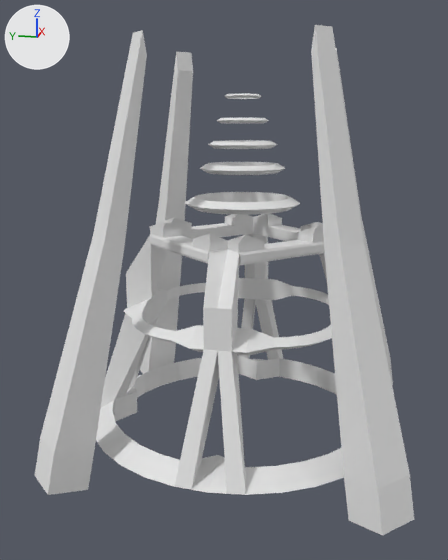
The Blender file dev_files_donot_use_for_server/blender_files/jdeivid/ruina/v2/hand_crest_v2.blend: old version first, new version second.
Before and after are seen from a 50 mm lens placed at (-32.6, -5.5, 13.9), pointed at (-0.6, 0.9, 5.9). Every picture has the same lights, and +X, +Y and +Z are marked at upper left.

Before the edit, the objects in view are built like this:
```python
mat_blue = principled_material('blue')
mat_blue.base_color = (0.8, 0.8, 0.8)  # white #e7e7e7
me_hand_crest_v1 = bpy.data.meshes.new('hand_crest_v1')
me_hand_crest_v1.from_pydata(...)  # 275 vertices, 256 faces, 1 loose edge; spans x -8.9..0.0, y -9.0..0.0, z -3.2..18.1
# faces by material slot: [120, 122, 14]
me_hand_crest_v1.materials.append(mat_c_saxxy)  # white #e7e7e7
me_hand_crest_v1.materials.append(mat_blue)  # white #e7e7e7
me_hand_crest_v1.materials.append(mat_glow_inner_001)  # white #e7e7e7
ob_hand_crest_v2 = bpy.data.objects.new('hand_crest_v2', me_hand_crest_v1)
ob_hand_crest_v2.location = (0.0, 0.0, 0.0)
_m = ob_hand_crest_v2.modifiers.new('Mirror', 'MIRROR')
_m.use_axis = (True, True, False)
```
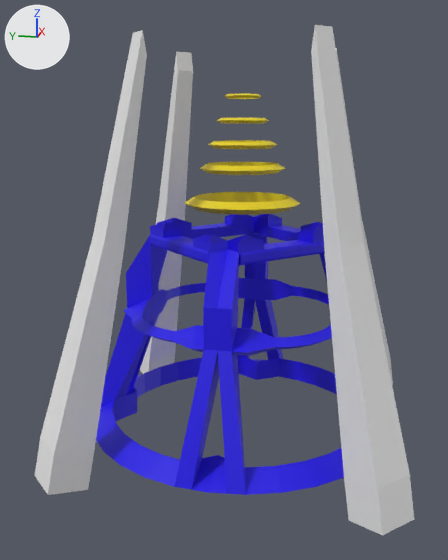
Boxes [x1, y1, x2, y2] around the edits, measured in the pictures (448 x 560 px):
'hand_crest_v2', recoloured (white to blue): [91, 93, 348, 495] in both
part 1 of me_hand_crest_v1, recoloured (white to yellow): [185, 93, 300, 215] in both

What changed in the scene script:
```text
Change mat_blue:
    mat_blue.base_color: (0.8, 0.8, 0.8) -> (0.0139, 0.00298, 0.8)  # white #e7e7e7 -> blue #1f0ae7
Add mat_c_frying_pan_gold:
    mat_c_frying_pan_gold = principled_material('c_frying_pan_gold')
    mat_c_frying_pan_gold.base_color = (0.8, 0.629, 0.0105)  # yellow #e7d01a
Change me_hand_crest_v1:
    where me_hand_crest_v1.from_pydata(...)  # 275 vertices, 256 faces, 1 loose edge; spans x -8.9..0.0, y -9.0..0.0, z -3.2..18.1
    used by ob_hand_crest_v2; location = (0.0, 0.0, 0.0)
    me_hand_crest_v1 part 1: all 120 faces that had it switch from mat_c_saxxy (white #e7e7e7) to mat_c_frying_pan_gold (yellow #e7d01a)
    remove me_hand_crest_v1.materials.append(mat_glow_inner_001)  # white #e7e7e7
```
